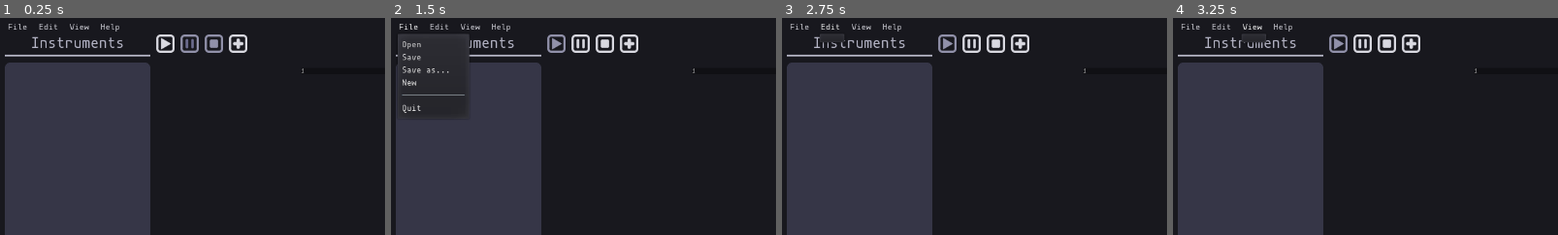
Above: before the commit, frames 1-4 (left to right).
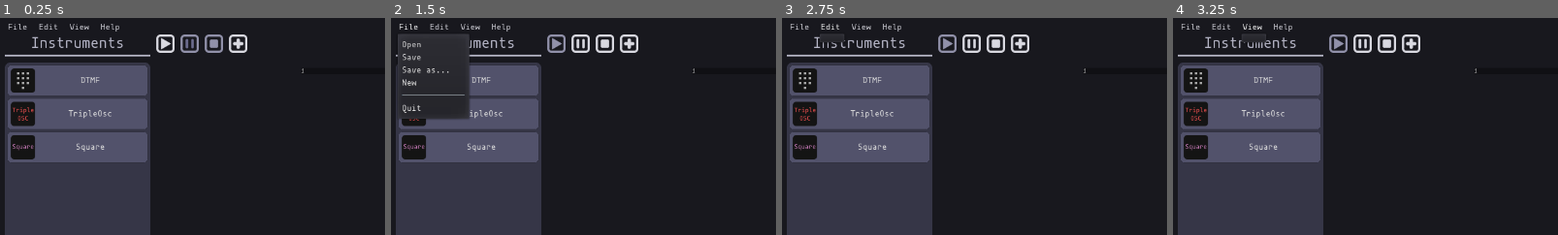
Above: after the commit, the same moments.

Repository: QuadCubedStudios/GoDAW
Game: Godot game, scene res://Main.tscn
The game is run twice, just before and just after one commit, with the same random seed, the same clock (stepped at 60 frames per second) and the same inputs.
Inputs (mouse positions are % of the whole screen's width and height, from its top left):
- Up to frame 1 (0.25 s): no input
- Up to frame 2 (1.5 s): click (21, 6) at 0.5 s; click "File" at 1.25 s
- Up to frame 3 (2.75 s): click "Edit" at 2 s
- Up to frame 4 (3.25 s): click "View" at 2.75 s
The pictures show only the part of the screen within x 0-50%, y 0-50%; the shares and areas given below are measured in that part.

The runs differ from the first frame. In frame 1, 15% of the frame differs, in the area x 2-39%, y 21-67%; in frame 2, 11%; in frame 3, 15%; in frame 4, 15%.

Commit message:
Fix instrument panel not showing instruments

Diff:
--- a/Editor/Scenes/Instruments/InstrumentsPanel.gd
+++ b/Editor/Scenes/Instruments/InstrumentsPanel.gd
@@ -2,7 +2,7 @@
 
 signal instrument_chosen(instrument)
 
-func _ready() -> void:
+func reload_instruments():
 	var dir = Directory.new()
 	dir.open("res://Instruments")
 
--- a/Main.gd
+++ b/Main.gd
@@ -30,6 +30,7 @@
 		loading_dialog_progress.value += 1
 
 	loading_dialog.hide()
+	$Application/InstrumentsPanel.reload_instruments()
 
 # This function is solely testing code
 func _ready():
